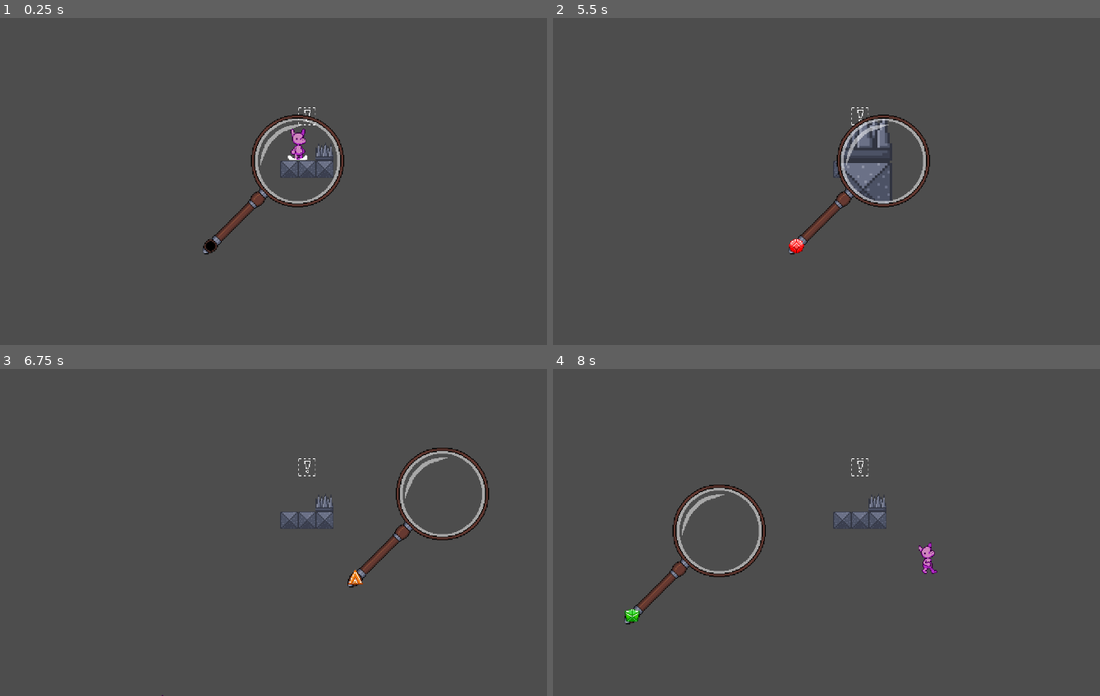
Above: before the commit, frames 1-4 (two rows, left to right).
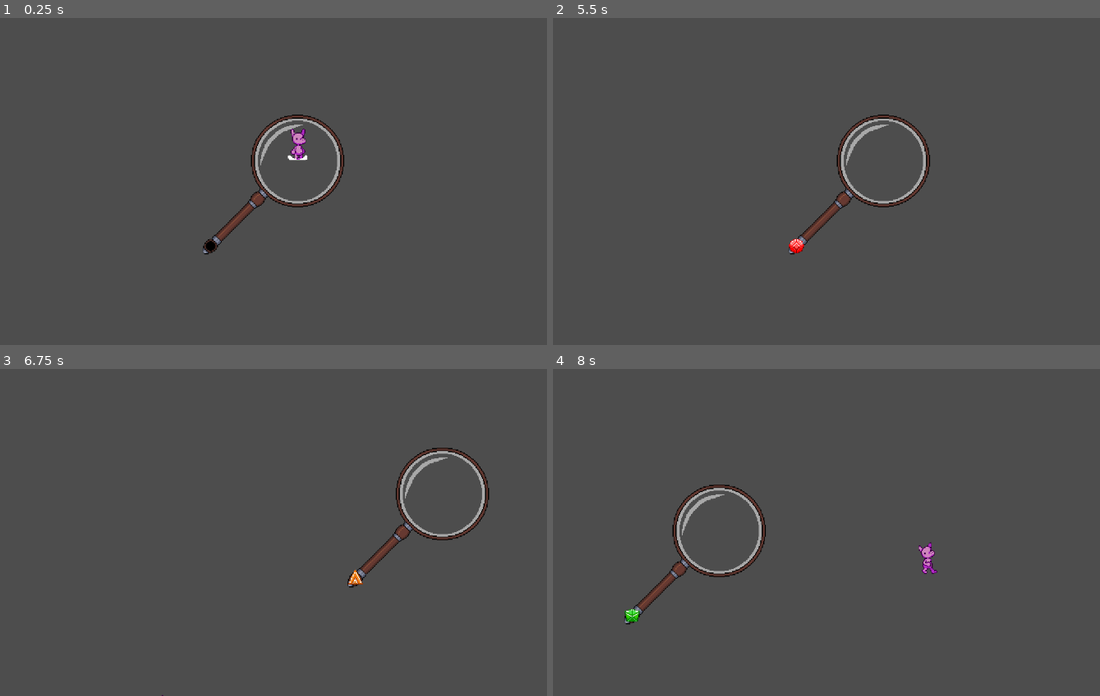
Above: after the commit, the same moments.

Repository: BlendyDev/GMTK2024
Game: Godot game, scene res://scenes/game.tscn
Same seed, same stepped clock (60 frames per second), same inputs: the game is played once before the commit and once after it.
Inputs (mouse positions are in pixels of both pictures, inside the frame that each line leads up to):
- Up to frame 1 (0.25 s): no input
- Up to frame 2 (5.5 s): move the mouse to (996, 142) at 0.52 s; hold Right (RIGHT) 0.53-2.03 s; tap 1 (1) at 0.6, 5.3 s; tap W (UP) at 0.77, 1.52, 3.02, 3.77, 4.52 s; tap 2 (2) at 0.8, 1.35 s; move the mouse to (717, 178) at 1.27 s; tap 3 (3) at 1.55, 2.1 s; tap Enter at 2 s; move the mouse to (919, 80) at 2.02 s; hold Left (LEFT) 2.03-2.78 s; tap 4 (4) at 2.3, 2.85 s; tap R (RESET) at 2.75, 4.15 s; move the mouse to (815, 233) at 2.77 s; hold Right (RIGHT) 2.78-4.28 s; tap 5 (5) at 3.05, 3.6 s; move the mouse to (1050, 217) at 3.52 s; tap 6 (6) at 3.8, 4.35 s; move the mouse to (651, 106) at 4.27 s; hold Left (LEFT) 4.28-5.03 s; tap 7 (7) at 4.55, 5.1 s; move the mouse to (886, 161) at 5.02 s; hold Right (RIGHT) from 5.03 s (still down)
- Up to frame 3 (6.75 s): tap R (RESET) at 5.75 s; move the mouse to (196, 418) at 5.77 s; release Right (RIGHT) at 5.78 s; hold Left (LEFT) from 5.78 s (still down); tap 1 (1) at 5.85 s; tap W (UP) at 6.02 s; tap 2 (2) at 6.05, 6.6 s; move the mouse to (443, 493) at 6.52 s
- Up to frame 4 (8 s): tap W (UP) at 6.77, 7.52 s; tap 3 (3) at 6.8, 7.35 s; tap R (RESET) at 7.25 s; move the mouse to (717, 529) at 7.27 s; release Left (LEFT) at 7.28 s; hold Right (RIGHT) from 7.28 s (still down); tap 4 (4) at 7.55 s

The runs differ from the first frame. In frame 1, 0.3% of the frame differs, in the area x 51-61%, y 27-49%; in frame 2, 1.1%, in the area x 51-63%, y 27-57%; in frame 3, 0.3%; in frame 4, 0.3%.

Commit message:
animationPlayer stretch thing

Diff:
--- a/misc/inverseSpikeTileset.tres
+++ b/misc/inverseSpikeTileset.tres
@@ -1,9 +1,6 @@
-[gd_resource type="TileSet" load_steps=3 format=3 uid="uid://dioq7erar18qj"]
-
-[ext_resource type="Texture2D" uid="uid://dinfx61ji1gwu" path="res://sprites/tileset1.png" id="1_f6gbn"]
+[gd_resource type="TileSet" load_steps=2 format=3 uid="uid://dioq7erar18qj"]
 
 [sub_resource type="TileSetAtlasSource" id="TileSetAtlasSource_0h2g5"]
-texture = ExtResource("1_f6gbn")
 margins = Vector2i(0, 11)
 texture_region_size = Vector2i(23, 23)
 0:0/0 = 0
@@ -165,15 +162,12 @@
 6:4/0 = 0
 6:4/0/physics_layer_0/linear_velocity = Vector2(0, 0)
 6:4/0/physics_layer_0/angular_velocity = 0.0
-5:5/size_in_atlas = Vector2i(4, 4)
 5:5/0 = 0
 5:5/0/physics_layer_0/linear_velocity = Vector2(0, 0)
 5:5/0/physics_layer_0/angular_velocity = 0.0
-6:2/size_in_atlas = Vector2i(1, 2)
 6:2/0 = 0
 6:2/0/physics_layer_0/linear_velocity = Vector2(0, 0)
 6:2/0/physics_layer_0/angular_velocity = 0.0
-5:2/size_in_atlas = Vector2i(1, 2)
 5:2/0 = 0
 5:2/0/physics_layer_0/linear_velocity = Vector2(0, 0)
 5:2/0/physics_layer_0/angular_velocity = 0.0
--- a/misc/spikeTileset.tres
+++ b/misc/spikeTileset.tres
@@ -1,9 +1,6 @@
-[gd_resource type="TileSet" load_steps=3 format=3 uid="uid://cq4epndjyxfpd"]
-
-[ext_resource type="Texture2D" uid="uid://dinfx61ji1gwu" path="res://sprites/tileset1.png" id="1_705it"]
+[gd_resource type="TileSet" load_steps=2 format=3 uid="uid://cq4epndjyxfpd"]
 
 [sub_resource type="TileSetAtlasSource" id="TileSetAtlasSource_0h2g5"]
-texture = ExtResource("1_705it")
 margins = Vector2i(0, 11)
 texture_region_size = Vector2i(23, 23)
 0:0/0 = 0
@@ -165,15 +162,12 @@
 6:4/0 = 0
 6:4/0/physics_layer_0/linear_velocity = Vector2(0, 0)
 6:4/0/physics_layer_0/angular_velocity = 0.0
-5:5/size_in_atlas = Vector2i(4, 4)
 5:5/0 = 0
 5:5/0/physics_layer_0/linear_velocity = Vector2(0, 0)
 5:5/0/physics_layer_0/angular_velocity = 0.0
-6:2/size_in_atlas = Vector2i(1, 2)
 6:2/0 = 0
 6:2/0/physics_layer_0/linear_velocity = Vector2(0, 0)
 6:2/0/physics_layer_0/angular_velocity = 0.0
-5:2/size_in_atlas = Vector2i(1, 2)
 5:2/0 = 0
 5:2/0/physics_layer_0/linear_velocity = Vector2(0, 0)
 5:2/0/physics_layer_0/angular_velocity = 0.0
--- a/misc/tileset.tres
+++ b/misc/tileset.tres
@@ -1,9 +1,6 @@
-[gd_resource type="TileSet" load_steps=3 format=3 uid="uid://4f3xaawgm2hx"]
-
-[ext_resource type="Texture2D" uid="uid://dinfx61ji1gwu" path="res://sprites/tileset1.png" id="1_0vdfr"]
+[gd_resource type="TileSet" load_steps=2 format=3 uid="uid://4f3xaawgm2hx"]
 
 [sub_resource type="TileSetAtlasSource" id="TileSetAtlasSource_0h2g5"]
-texture = ExtResource("1_0vdfr")
 margins = Vector2i(0, 11)
 texture_region_size = Vector2i(23, 23)
 0:0/0 = 0
@@ -178,15 +175,12 @@
 6:4/0 = 0
 6:4/0/physics_layer_0/linear_velocity = Vector2(0, 0)
 6:4/0/physics_layer_0/angular_velocity = 0.0
-5:5/size_in_atlas = Vector2i(4, 4)
 5:5/0 = 0
 5:5/0/physics_layer_0/linear_velocity = Vector2(0, 0)
 5:5/0/physics_layer_0/angular_velocity = 0.0
-6:2/size_in_atlas = Vector2i(1, 2)
 6:2/0 = 0
 6:2/0/physics_layer_0/linear_velocity = Vector2(0, 0)
 6:2/0/physics_layer_0/angular_velocity = 0.0
-5:2/size_in_atlas = Vector2i(1, 2)
 5:2/0 = 0
 5:2/0/physics_layer_0/linear_velocity = Vector2(0, 0)
 5:2/0/physics_layer_0/angular_velocity = 0.0
--- a/misc/tilesetInverse.tres
+++ b/misc/tilesetInverse.tres
@@ -1,9 +1,6 @@
-[gd_resource type="TileSet" load_steps=3 format=3 uid="uid://bobrec0yeyxif"]
-
-[ext_resource type="Texture2D" uid="uid://dinfx61ji1gwu" path="res://sprites/tileset1.png" id="1_yfqce"]
+[gd_resource type="TileSet" load_steps=2 format=3 uid="uid://bobrec0yeyxif"]
 
 [sub_resource type="TileSetAtlasSource" id="TileSetAtlasSource_0h2g5"]
-texture = ExtResource("1_yfqce")
 margins = Vector2i(0, 11)
 texture_region_size = Vector2i(23, 23)
 0:0/0 = 0
@@ -178,15 +175,12 @@
 6:4/0 = 0
 6:4/0/physics_layer_0/linear_velocity = Vector2(0, 0)
 6:4/0/physics_layer_0/angular_velocity = 0.0
-5:5/size_in_atlas = Vector2i(4, 4)
 5:5/0 = 0
 5:5/0/physics_layer_0/linear_velocity = Vector2(0, 0)
 5:5/0/physics_layer_0/angular_velocity = 0.0
-6:2/size_in_atlas = Vector2i(1, 2)
 6:2/0 = 0
 6:2/0/physics_layer_0/linear_velocity = Vector2(0, 0)
 6:2/0/physics_layer_0/angular_velocity = 0.0
-5:2/size_in_atlas = Vector2i(1, 2)
 5:2/0 = 0
 5:2/0/physics_layer_0/linear_velocity = Vector2(0, 0)
 5:2/0/physics_layer_0/angular_velocity = 0.0
--- a/scenes/player.tscn
+++ b/scenes/player.tscn
@@ -165,6 +165,42 @@
 [sub_resource type="RectangleShape2D" id="RectangleShape2D_6w6c7"]
 size = Vector2(16, 3)
 
+[sub_resource type="Animation" id="Animation_p0iu7"]
+resource_name = "jump"
+tracks/0/type = "value"
+tracks/0/imported = false
+tracks/0/enabled = true
+tracks/0/path = NodePath("AnimatedSprite2D:scale")
+tracks/0/interp = 1
+tracks/0/loop_wrap = true
+tracks/0/keys = {
+"times": PackedFloat32Array(0, 0.5, 1),
+"transitions": PackedFloat32Array(1, 1, 1),
+"update": 0,
+"values": [Vector2(1, 1), Vector2(0.8, 1), Vector2(1, 1)]
+}
+
+[sub_resource type="Animation" id="Animation_aef31"]
+length = 0.001
+tracks/0/type = "value"
+tracks/0/imported = false
+tracks/0/enabled = true
+tracks/0/path = NodePath("AnimatedSprite2D:scale")
+tracks/0/interp = 1
+tracks/0/loop_wrap = true
+tracks/0/keys = {
+"times": PackedFloat32Array(0),
+"transitions": PackedFloat32Array(1),
+"update": 0,
+"values": [Vector2(1, 1)]
+}
+
+[sub_resource type="AnimationLibrary" id="AnimationLibrary_kbxdd"]
+_data = {
+"RESET": SubResource("Animation_aef31"),
+"jump": SubResource("Animation_p0iu7")
+}
+
 [node name="Player" type="CharacterBody2D"]
 collision_layer = 65
 script = ExtResource("1_lbma7")
@@ -211,6 +247,10 @@
 shape = SubResource("RectangleShape2D_6w6c7")
 
 [node name="AnimationPlayer" type="AnimationPlayer" parent="."]
+libraries = {
+"": SubResource("AnimationLibrary_kbxdd")
+}
+speed_scale = 5.0
 
 [connection signal="timeout" from="JumpBuffer" to="." method="jumpBufferTimeout"]
 [connection signal="timeout" from="CoyoteTime" to="." method="coyoteTimeout"]
Not shown: 1 places in scenes/player.tscn that only renumber resources
Renamed: sprites/tileset1.png -> sprites/tileset.png
Not shown, added: sprites/tileset.png.import
